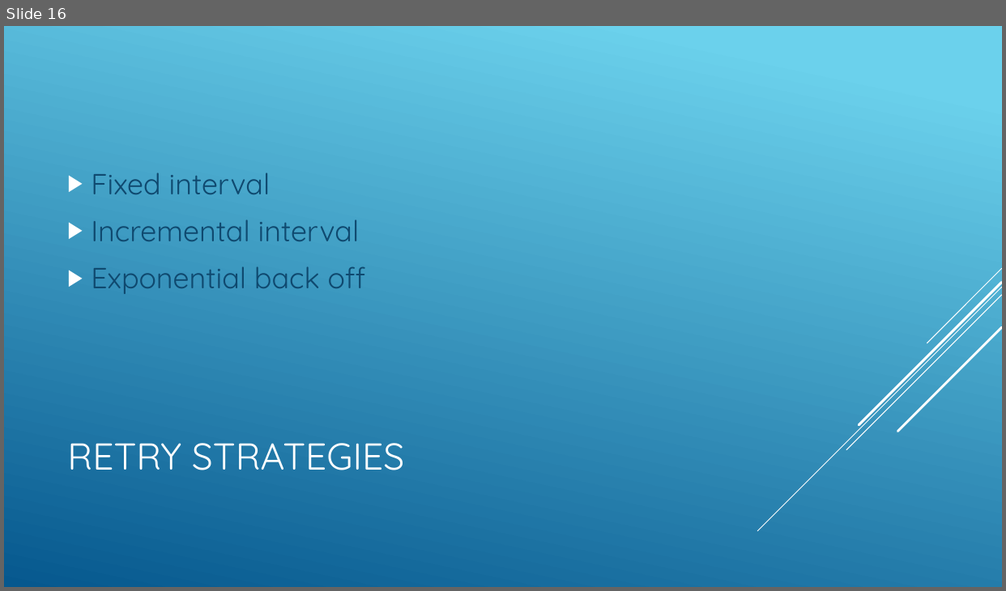
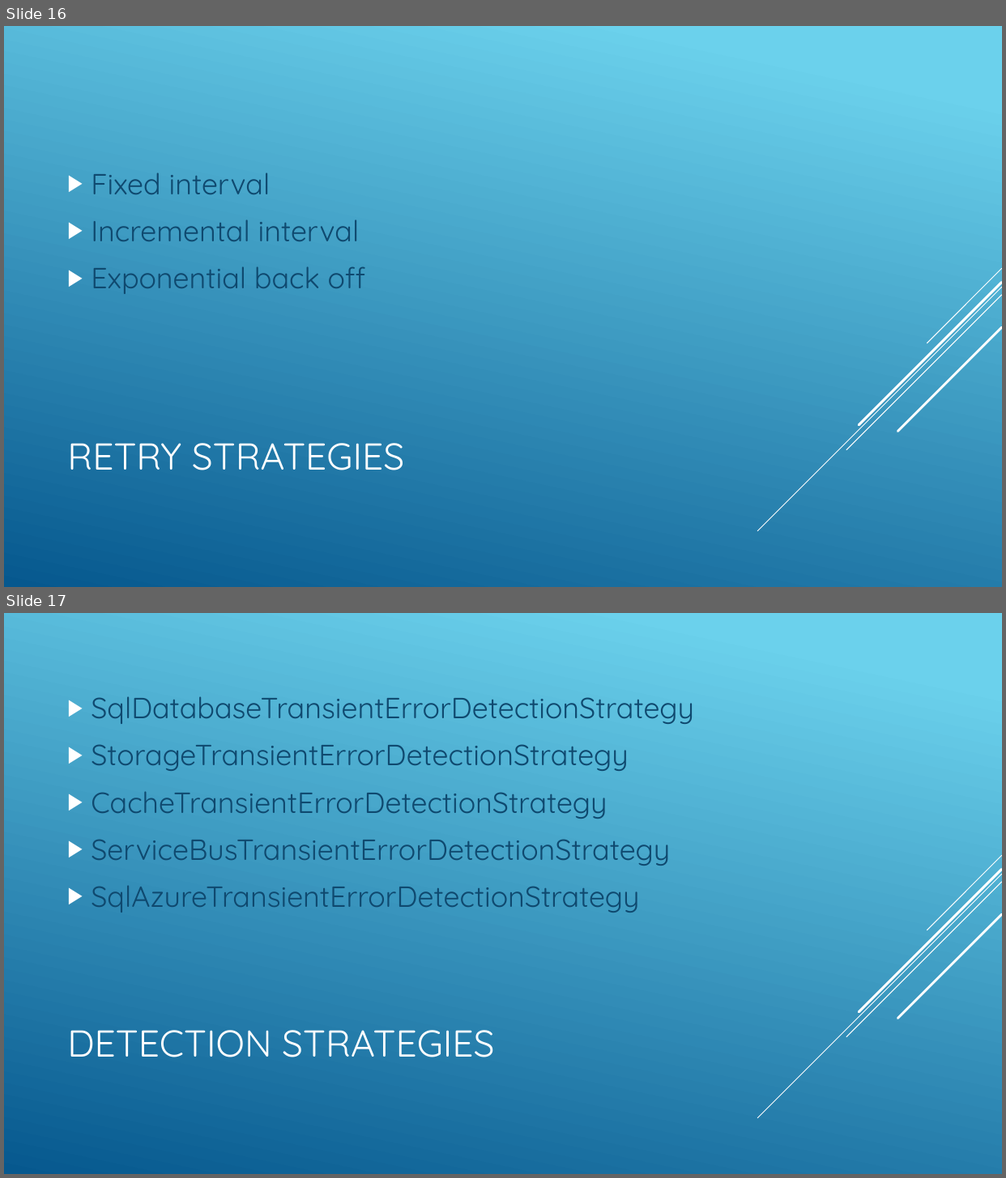
Before and after one commit to maksim-soldatenko/AdoNetDemoApp, a slide deck: Ado.pptx. Shown one above the other, each under a label of ours: slide 16 before the commit, slides 16 and 17 after it. The pictures are 1006x591 and 1006x1178 pixels, drawn with LibreOffice and Linux fonts; fonts in the diff are those of the drawing. Boxes give left, top, right and bottom in pixels: in the first picture for what was removed or moved away, otherwise in the second. Text is boxed around its words. In the diff, an @@ line names an element or a change of style, - is before the commit and + after.

Commit message:
pptx update

```diff
--- a/Ado.pptx
+++ b/Ado.pptx
@@ slide 17 added at [4, 613, 1002, 1174], background gradient #6ED2EB to #06588E; not listed: 5 template elements that a slide beside it also shows @@
@@ text added at [91, 696, 694, 913], 28 pt, text #0F496F @@
+▶ SqlDatabaseTransientErrorDetectionStrategy
+▶ StorageTransientErrorDetectionStrategy
+▶ CacheTransientErrorDetectionStrategy
+▶ ServiceBusTransientErrorDetectionStrategy
+▶ SqlAzureTransientErrorDetectionStrategy
@@ title added at [67, 1030, 494, 1058], 36 pt, text #FFFFFF @@
+DETECTION STRATEGIES
```
Also in this commit, not shown: 1 other slide added.
